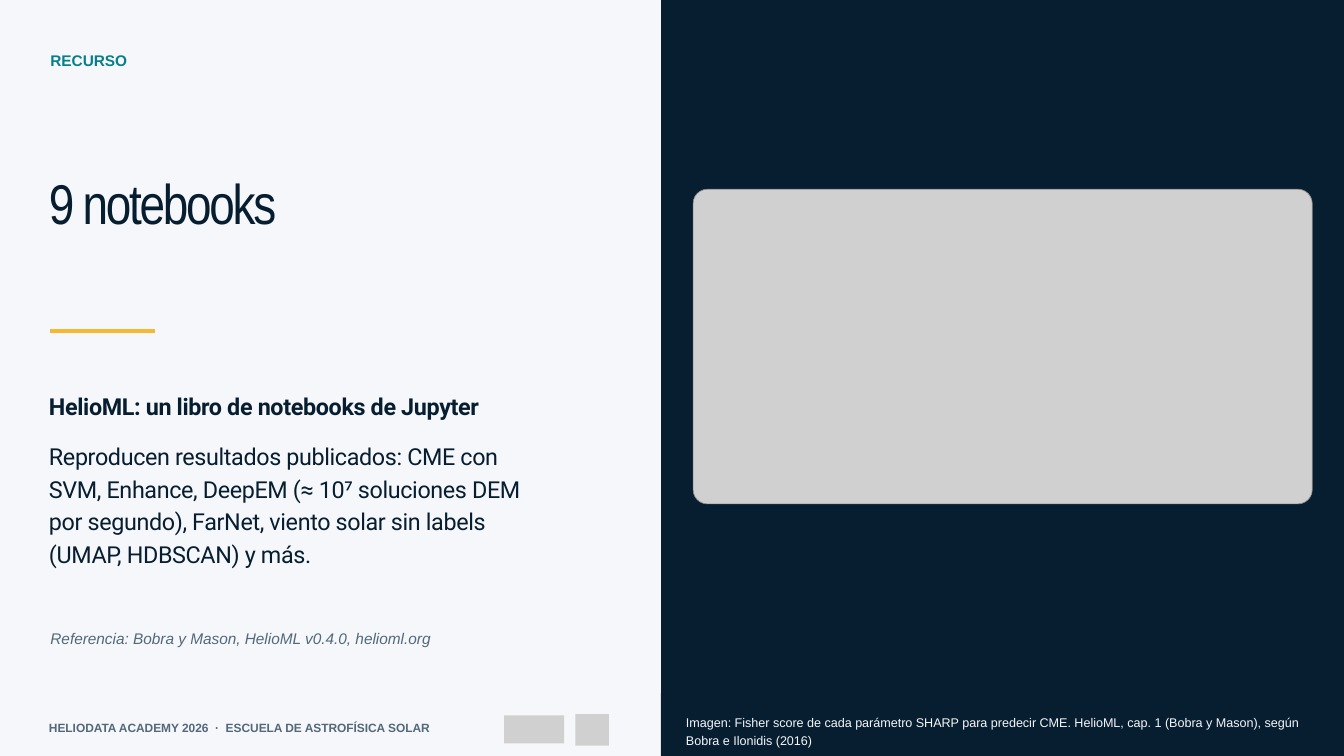
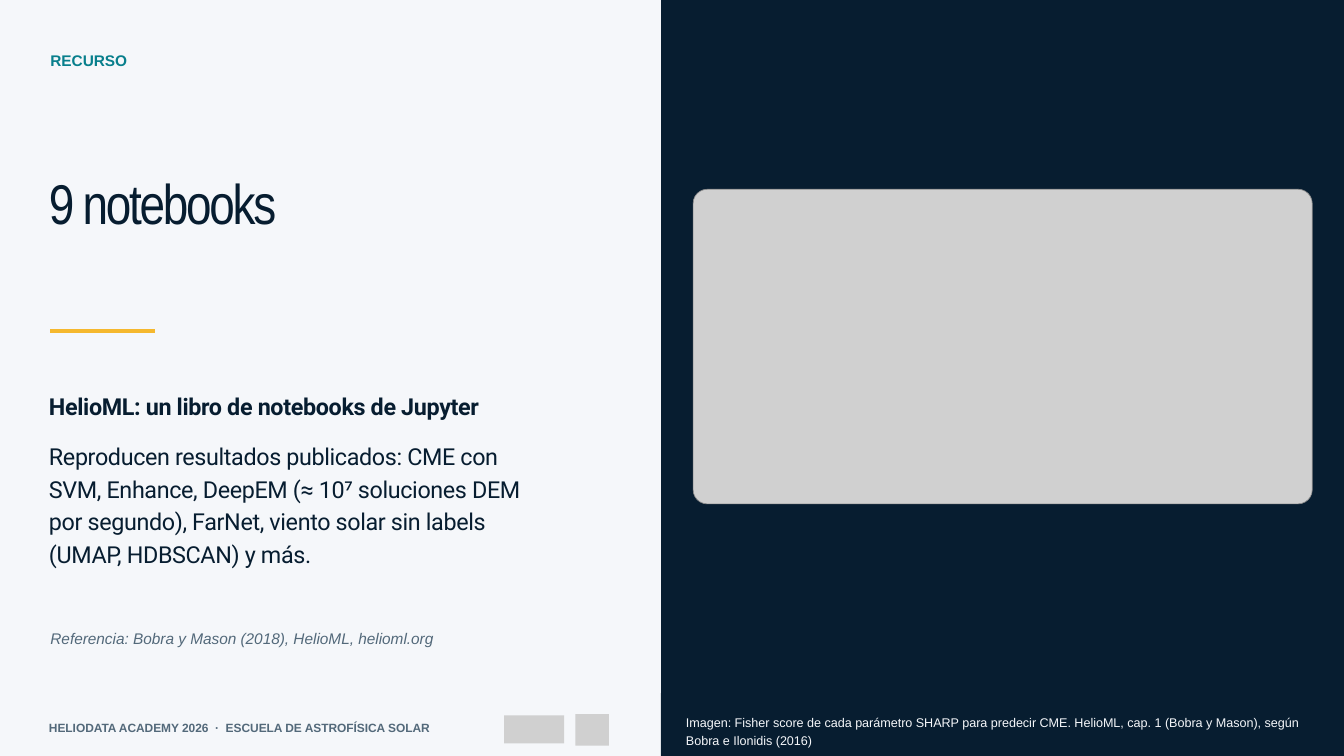
Before and after one commit to Group-of-Solar-Astrophysics/Escuela-Astrofisica-Solar-2026, a slide deck: slide 11 of 01_Material_por_expositor/Juan_Esteban_Agudelo_Ortiz/01_Presentacion/Machine_Learning_aplicado_al_Sol_Escuela_2026.pptx. Drawn at 1344x756 pixels with LibreOffice and Linux fonts; fonts in the diff are those of the drawing; grey boxes stand for pictures. Boxes give left, top, right and bottom in pixels: in the first picture for what was removed or moved away, otherwise in the second. Text is boxed around its words. In the diff, an @@ line names an element or a change of style, - is before the commit and + after.

```diff
--- a/01_Material_por_expositor/Juan_Esteban_Agudelo_Ortiz/01_Presentacion/Machine_Learning_aplicado_al_Sol_Escuela_2026.pptx
+++ b/01_Material_por_expositor/Juan_Esteban_Agudelo_Ortiz/01_Presentacion/Machine_Learning_aplicado_al_Sol_Escuela_2026.pptx
@@ text at (50, 633, 433, 647): text changed @@
-Referencia: Bobra y Mason, HelioML v0.4.0, helioml.org
+Referencia: Bobra y Mason (2018), HelioML, helioml.org
```
Also in this commit, not shown: 1 other slide changed, 3 other files.
